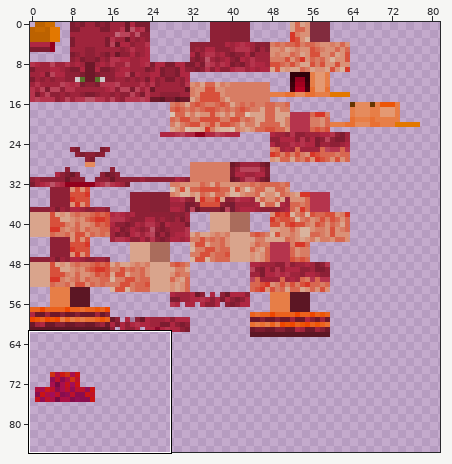
One commit to this sprite sheet: common/src/main/resources/assets/roundabout/textures/stand/magicians_red_dread.png. The first picture is a wide view before the edit; the outline marks the close-up.
Close-up. The starting point:
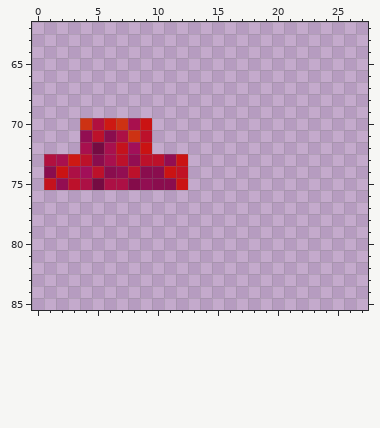
The file is 128x128 pixels. Pixels under 10% opacity are left out. Colours within 5 levels of each other are drawn and written as one. Shown: x 0..27, y 62..85. The wide view leaves out empty margins.
The same view after the edit:
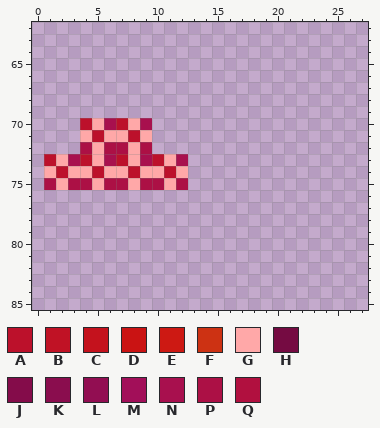
Palette (. is transparent): A #bc112b  B #c01225  C #c4121d  D #ca1313  E #cd1913  F #cd3213  G #ffa8a8  H #750b42  J #840c4a  K #8a0d4e  L #920e52  M #a20f59  N #a8104e  P #ac1045  Q #b1103f
What changed:
@@ x 0..14 @@
 69 ...............
-70 ....FQEFND.....
-71 ....LAKPFA.....
-72 ....NHNCMD.....
-73 .QNEAKNALAALD..
-74 .KDPMAKLAKKDB..
-75 .CLAPHPPJLKKD..
+70 ....AGNAGN.....
+71 ....GAGGAG.....
+72 ....PGPPGP.....
+73 .AGNAGNAGNAGN..
+74 .GAGGAGGAGGAG..
+75 .PGPPGPPGPPGP..
 76 ...............
Where, in picture pixels (left, top, right, bottom), the same in both close-ups:
changed: (44, 118, 188, 190)
